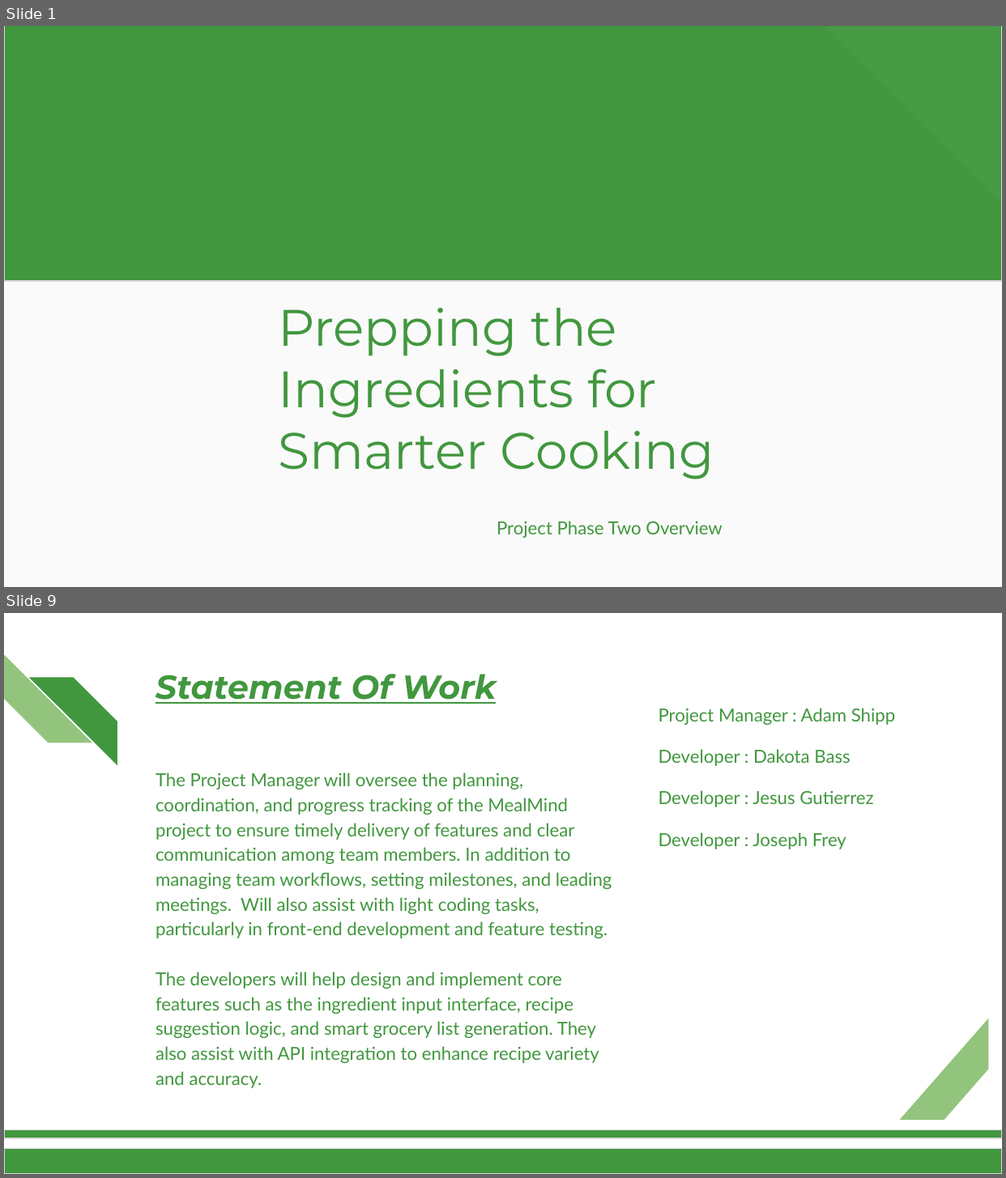
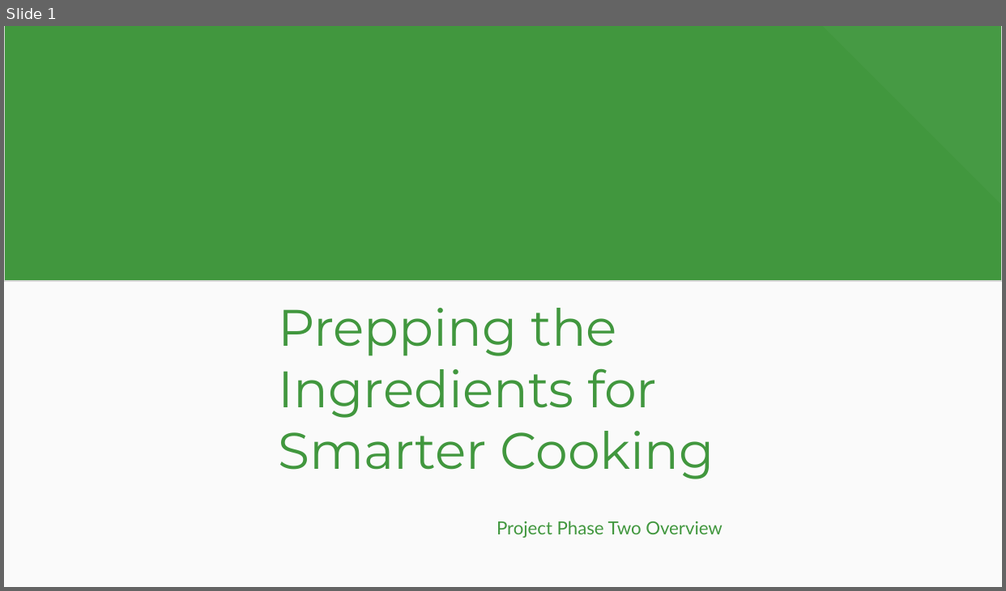
Before and after one commit to shippadam25/MealMind, a slide deck: Documents/Phase 2/ProjectPhase2.pptx. Shown one above the other, each under a label of ours: slides 1 and 9 before the commit, slide 1 after it; the slides between them are not shown. The pictures are 1006x1178 and 1006x591 pixels, drawn with LibreOffice and Linux fonts; fonts in the diff are those of the drawing; background and template pictures are left out. Boxes give left, top, right and bottom in pixels: in the first picture for what was removed or moved away, otherwise in the second. Text is boxed around its words. In the diff, an @@ line names an element or a change of style, - is before the commit and + after.

```diff
--- a/Documents/Phase 2/ProjectPhase2.pptx
+++ b/Documents/Phase 2/ProjectPhase2.pptx
@@ slide 9 removed at [4, 613, 1002, 1174], background #FFFFFF @@
@@ diag stripe removed at [4, 655, 91, 743] @@
@@ diag stripe removed at [29, 677, 117, 764] @@
@@ title removed at [155, 674, 496, 704] @@
-Statement Of Work
@@ text removed at [658, 708, 895, 850] @@
-Project Manager : Adam Shipp
-Developer : Dakota Bass
-Developer : Jesus Gutierrez
-Developer : Joseph Frey
@@ text removed at [155, 773, 612, 1088] @@
-The Project Manager will oversee the planning, coordination, and progress tracking of the MealMind project to ensure timely delivery of features and clear communication among team members. In addition to managing team workflows, setting milestones, and leading meetings. Will also assist with light coding tasks, particularly in front-end development and feature testing.
-The developers will help design and implement core features such as the ingredient input interface, recipe suggestion logic, and smart grocery list generation. They also assist with API integration to enhance recipe variety and accuracy.
@@ diag stripe removed at [900, 1019, 988, 1120] @@
@@ rectangle removed at [4, 1130, 1002, 1139] @@
@@ rectangle removed at [4, 1149, 1002, 1174] @@
```
Also in this commit, not shown: 5 slides changed, 4 slides added, 3 other slides removed.
